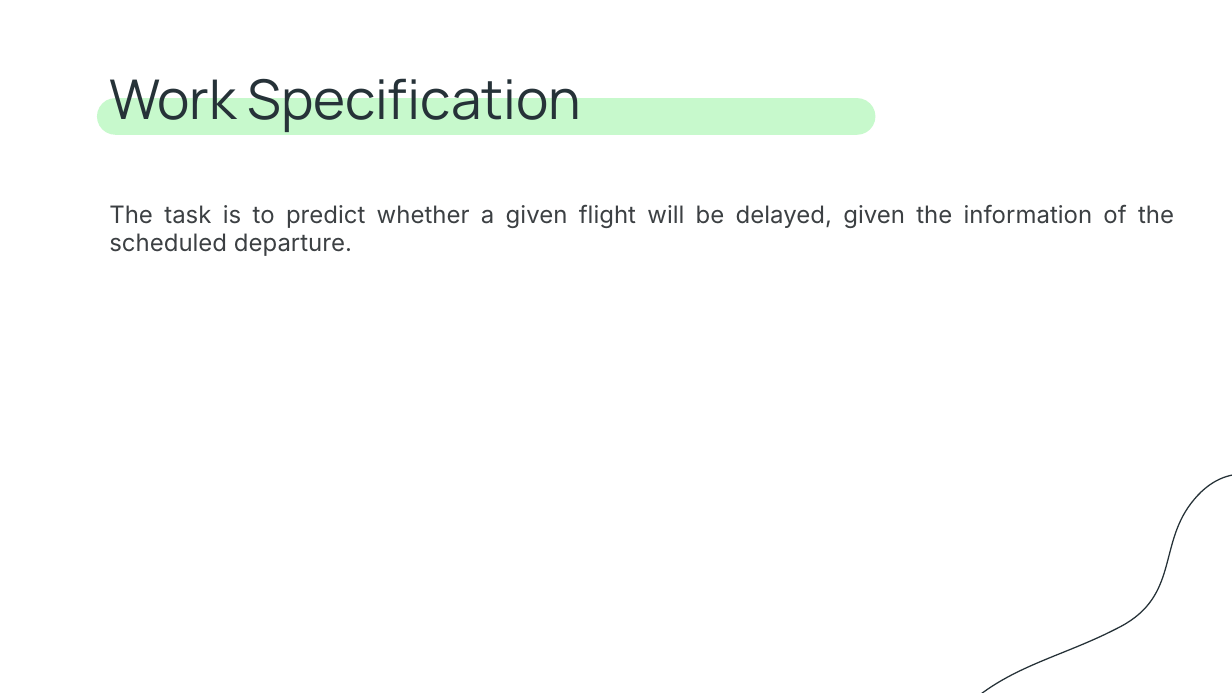
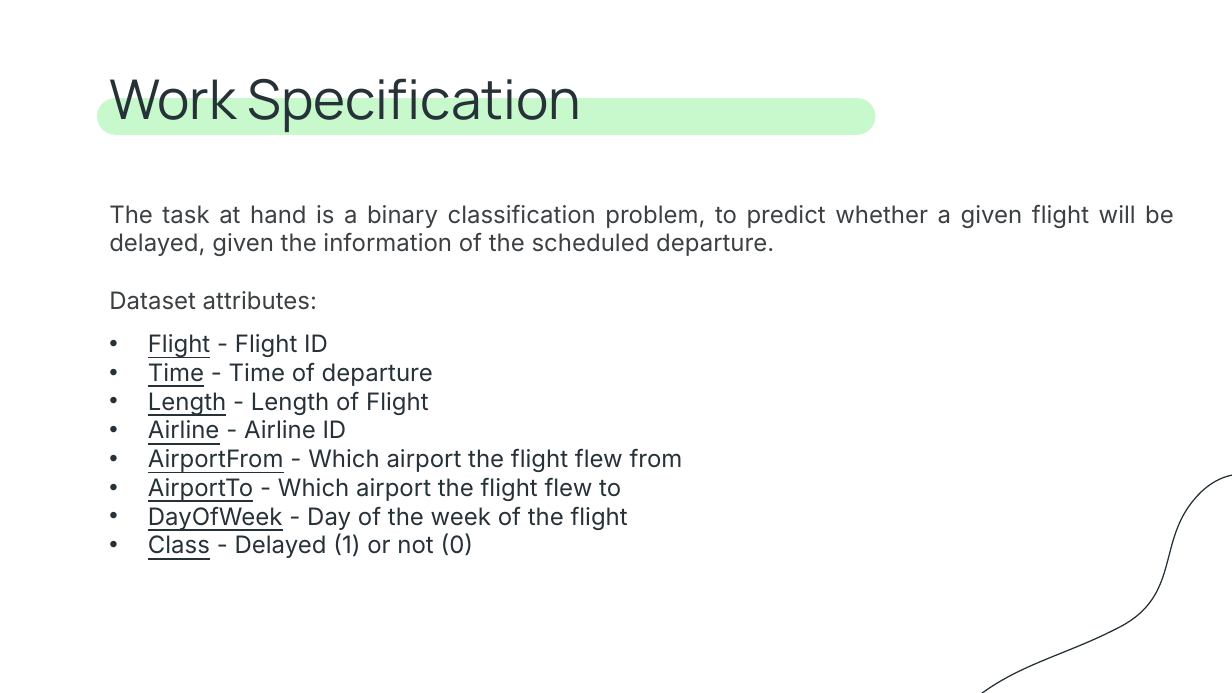
Before and after one commit to ICWeiner/FEUP-IART, a slide deck: slide 2 of Proj2/docs/IA-T10-G27-Checkpoint1.pptx. Drawn at 1232x693 pixels with LibreOffice and Linux fonts; fonts in the diff are those of the drawing. Boxes give left, top, right and bottom in pixels: in the first picture for what was removed or moved away, otherwise in the second. Text is boxed around its words. In the diff, an @@ line names an element or a change of style, - is before the commit and + after.

```diff
--- a/Proj2/docs/IA-T10-G27-Checkpoint1.pptx
+++ b/Proj2/docs/IA-T10-G27-Checkpoint1.pptx
@@ subtitle at bbox=[109, 204, 1174, 560]: text changed; text colour #3C4043 to #263238 @@
-The task is to predict whether a given flight will be delayed, given the information of the scheduled departure.
+The task at hand is a binary classification problem, to predict whether a given flight will be delayed, given the information of the scheduled departure.
+Dataset attributes:
+• Flight - Flight ID
+• Time - Time of departure
+• Length - Length of Flight
+• Airline - Airline ID
+• AirportFrom - Which airport the flight flew from
+• AirportTo - Which airport the flight flew to
+• DayOfWeek - Day of the week of the flight
+• Class - Delayed (1) or not (0)
```
Also in this commit, not shown: 2 other slides changed.
